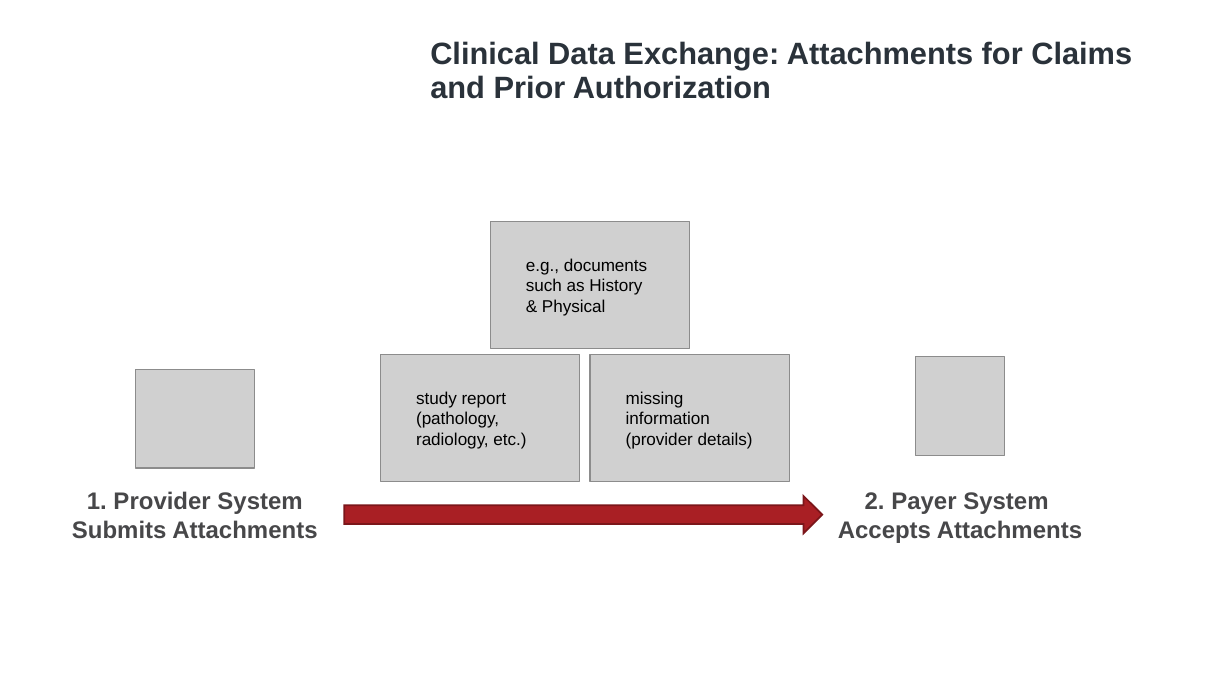
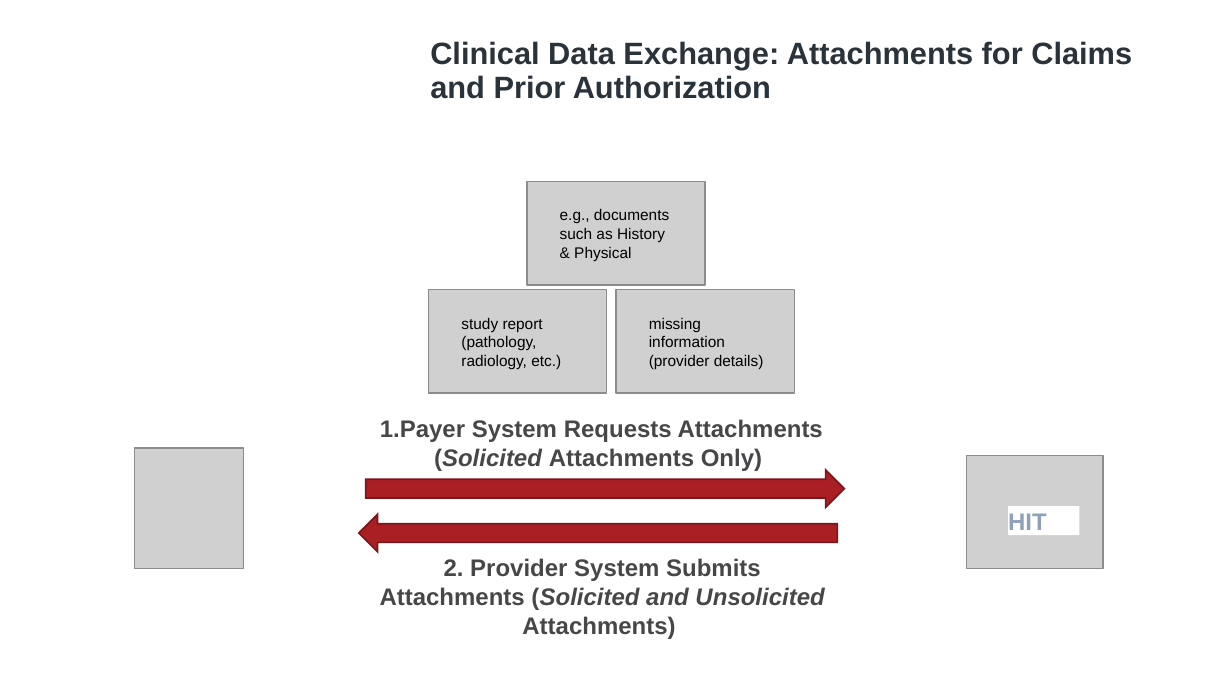
Before and after one commit to HL7/davinci-ecdx, a slide deck: slide 3 of input/images/source/Workflow Images.pptx. Drawn at 1232x693 pixels with LibreOffice and Linux fonts; fonts in the diff are those of the drawing; grey boxes stand for pictures; background and template pictures are left out. Boxes give left, top, right and bottom in pixels: in the first picture for what was removed or moved away, otherwise in the second. Text is boxed around its words. In the diff, an @@ line names an element or a change of style, - is before the commit and + after.

Commit message:
**Pre-Applied:** Add "Request Attachments" content as Draft ([FHIR-37563]

```diff
--- a/input/images/source/Workflow Images.pptx
+++ b/input/images/source/Workflow Images.pptx
@@ picture: place and size @@
-picture at <box>490,222,690,349</box>
+picture at <box>527,181,706,285</box>
@@ text "e.g., documents such as History ...": place and size @@
-text "e.g., documents such as History ..." at <box>526,258,647,316</box>
+text "e.g., documents such as History ..." at <box>560,209,669,261</box>
@@ picture: place and size @@
-picture at <box>381,355,580,482</box>
+picture at <box>429,290,607,393</box>
@@ picture: place and size @@
-picture at <box>590,355,790,482</box>
+picture at <box>616,290,795,393</box>
@@ size 10 to 9 pt in 3 elements at <box>560,209,669,261</box>, <box>649,318,764,369</box>, <box>461,318,561,369</box> @@
@@ text "study report (pathology, radiology, etc.)": place and size @@
-text "study report (pathology, radiology, etc.)" at <box>416,391,526,449</box>
+text "study report (pathology, radiology, etc.)" at <box>461,318,561,369</box>
@@ text "missing information (provider details)": place and size @@
-text "missing information (provider details)" at <box>626,391,753,449</box>
+text "missing information (provider details)" at <box>649,318,764,369</box>
@@ text added at <box>380,419,823,471</box>, 14 pt, text #474749, bold @@
+1.Payer System Requests Attachments (Solicited Attachments Only)
@@ picture: place and size @@
-picture at <box>915,356,1005,455</box>
+picture at <box>134,448,244,569</box>
@@ right arrow added at <box>366,471,844,508</box>, fill #A91F24, outline #7B161A 1 pt @@
@@ picture: place and size @@
-picture at <box>136,370,254,468</box>
+picture at <box>967,456,1104,569</box>
@@ text removed at <box>72,491,317,539</box> @@
-1. Provider System Submits Attachments
@@ text removed at <box>838,492,1082,543</box> @@
-2. Payer System
-Accepts Attachments
@@ rectangle added at <box>1008,506,1079,536</box>, fill #FFFFFF, 14 pt, text #8FA1B8, bold @@
+HIT
@@ right arrow: place and size @@
-right arrow at <box>344,496,822,533</box>
+right arrow at <box>359,515,837,552</box>
@@ right arrow at <box>359,515,837,552</box>: mirrored @@
@@ text added at <box>380,558,824,639</box>, 14 pt, text #474749, bold @@
+2. Provider System Submits Attachments (Solicited and Unsolicited Attachments)
```
Also in this commit, not shown: 1 other slide changed, 1 slide added, 16 other files.
